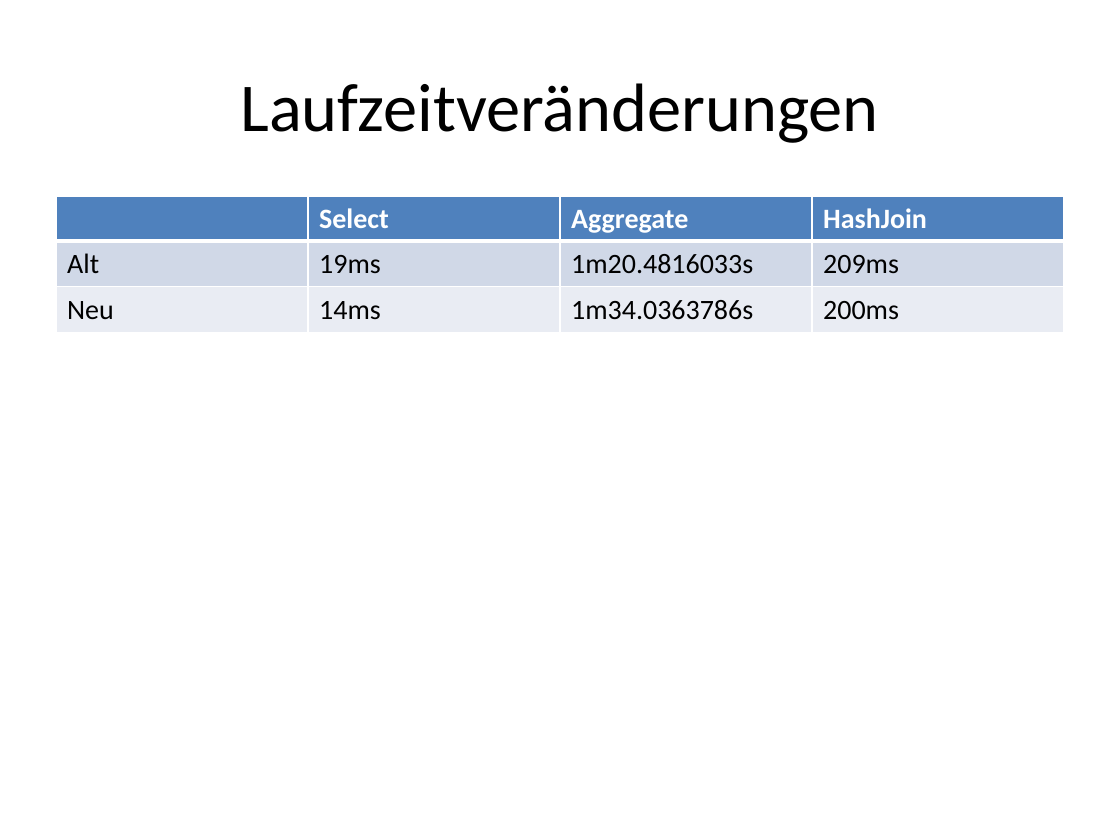
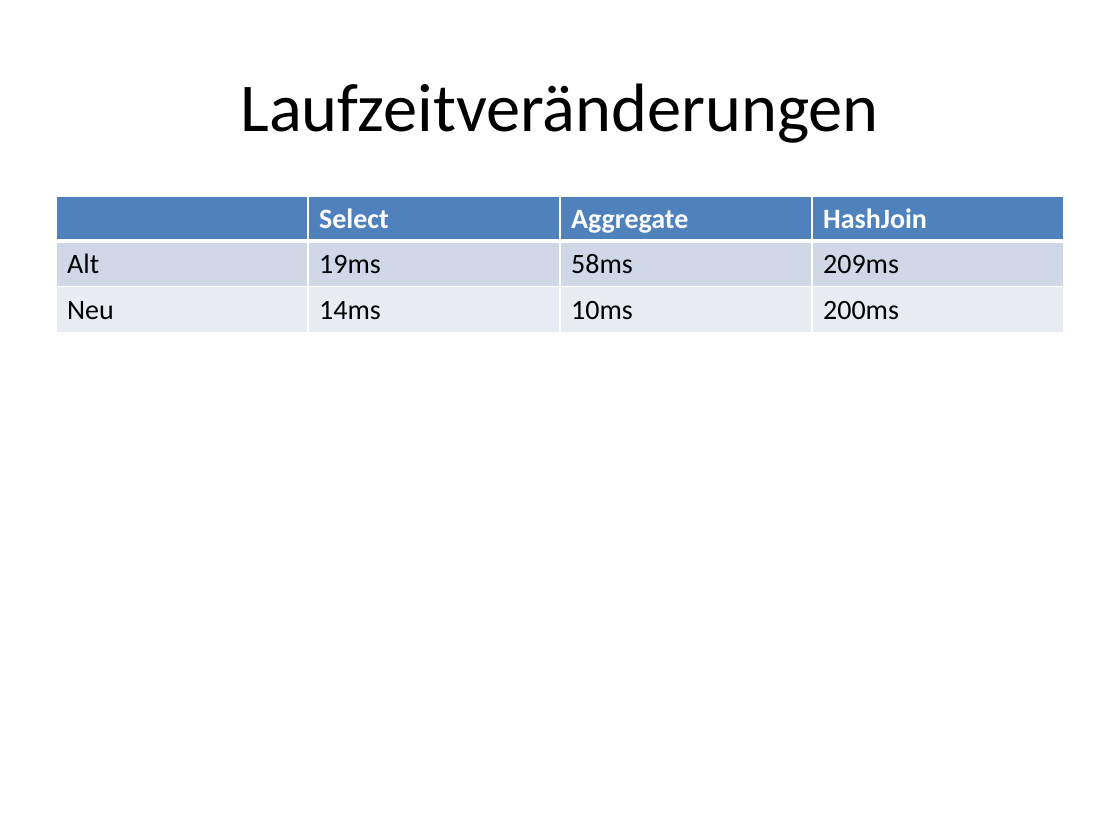
Before and after one commit to chsc0817/DBImpl-projekt, a slide deck: slide 2 of DB-Impl Phase 3.pptx. Drawn at 1120x840 pixels with LibreOffice and Linux fonts; fonts in the diff are those of the drawing. Boxes give left, top, right and bottom in pixels: in the first picture for what was removed or moved away, otherwise in the second. Text is boxed around its words. In the diff, an @@ line names an element or a change of style, - is before the commit and + after.

```diff
--- a/DB-Impl Phase 3.pptx
+++ b/DB-Impl Phase 3.pptx
@@ table at (56,196,1064,333) @@
-row 2, column 3: 1m20.4816033s
+row 2, column 3: 58ms
-row 3, column 3: 1m34.0363786s
+row 3, column 3: 10ms
```
Also in this commit, not shown: 1 other file.
